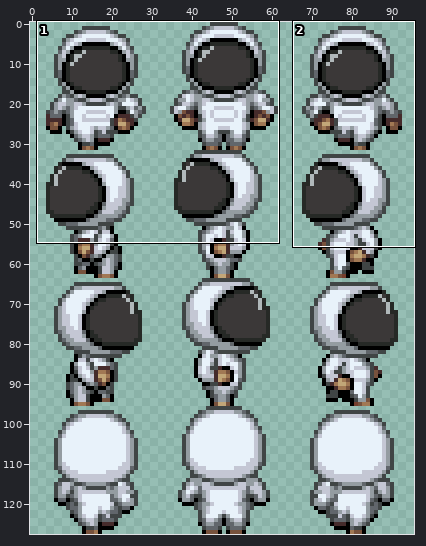
Two states of a sprite sheet, assets/sprites/player1.png. Above, an overview of the earlier version with the close-up marked.
Close-up. Before the commit:
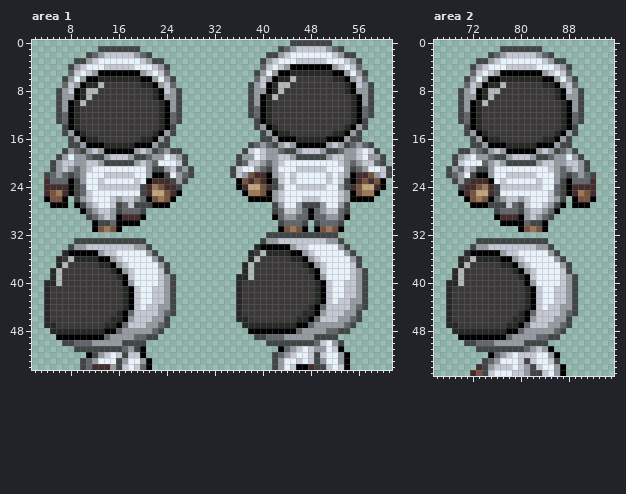
The file is 96x128 pixels. Shown: area 1: x 2..61, y 0..54; area 2: x 66..95, y 0..55. The commit also changed other parts of the picture, which this record leaves out.
New version:
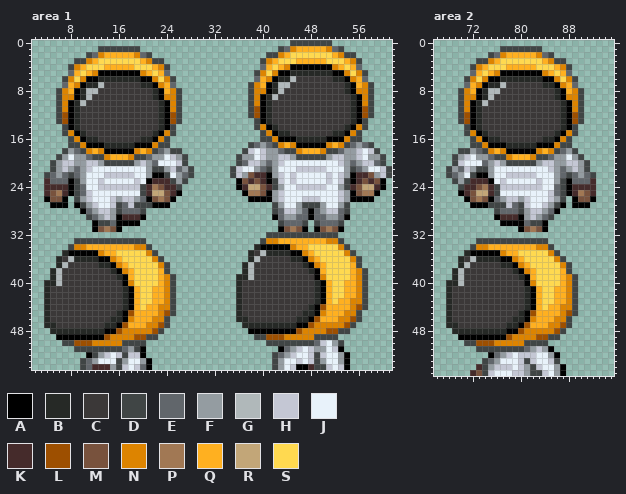
Palette (. is transparent): A #000000  B #262926  C #3b3838  D #404545  E #61666b  F #949ca1  G #b0b8ba  H #c4c7d4  J #e8f2fa  K #452b2b  L #9d4f00  M #78523d  N #dd8400  P #a17854  Q #ffb020  R #c2a678  S #ffd950
Edits made:
--- area 1
@@ x 2..61 @@
  0 ...........................................DDDDDDD..........
- 1 ...........DDDDDDD.......................DEFHHHHHFED........
- 2 .........DEFHHHHHFED...................DDFHJJJJJJJHFDD......
- 3 .......DDFHJJJJJJJHFDD................DFHJJJHHHHHJJJHFD.....
- 4 ......DFHJJJHHHHHJJJHFD...............EHJHFAAAAAAAFHJHE.....
- 5 ......EHJHFAAAAAAAFHJHE..............DFJFAABBBBBBBAAFJFD....
- 6 .....DFJFAABBBBBBBAAFJFD.............EHFABBGCCCCCCBBAFHE....
- 7 .....EHFABBGCCCCCCBBAFHE............DFHABGGCCCCCCCCCBAHFD...
- 8 ....DFHABGGCCCCCCCCCBAHFD...........DFFABGCCCCCCCCCCBAFFD...
- 9 ....DFFABGCCCCCCCCCCBAFFD...........DFABGCCCCCCCCCCCCBAFD...
-10 ....DFABGCCCCCCCCCCCCBAFD...........DFABCCCCCCCCCCCCCBAFD...
-11 ....DFABCCCCCCCCCCCCCBAFD...........DEABCCCCCCCCCCCCCBAED...
-12 ....DEABCCCCCCCCCCCCCBAED...........DEABCCCCCCCCCCCCCBAED...
-13 ....DEABCCCCCCCCCCCCCBAED............DABCCCCCCCCCCCCCBAD....
-14 .....DABCCCCCCCCCCCCCBAD.............DFABCCCCCCCCCCCBAFD....
-15 .....DFABCCCCCCCCCCCBAFD..............DFABBCCCCCCCBBAFD.....
-16 ......DFABBCCCCCCCBBAFD...............DDFAAABBBBBAAAFDD.....
-17 ......DDFAAABBBBBAAAFDD.............DEFEDFHFAAAAAFHFDEFED...
-18 .....DFEDFHFAAAAAFHFDEFDD..........DHJHFFEDDFHHHFDDEFFHJHD..
-19 ....DFJFFEDDFHHHFDDEFFJHFD........DFFJHFFHHFDDDDDFHHFFHJFFD.
+ 1 ...........DDDDDDD.......................DENQQQQQNED........
+ 2 .........DENQQQQQNED...................DDNQSSSSSSSQNDD......
+ 3 .......DDNQSSSSSSSQNDD................DNQSSSQQQQQSSSQND.....
+ 4 ......DNQSSSQQQQQSSSQND...............EQSQNAAAAAAANQSQE.....
+ 5 ......EQSQNAAAAAAANQSQE..............DNSNAABBBBBBBAANSND....
+ 6 .....DNSNAABBBBBBBAANSND.............EQNABBGCCCCCCBBANQE....
+ 7 .....EQNABBGCCCCCCBBANQE............DNQABGGCCCCCCCCCBAQND...
+ 8 ....DNQABGGCCCCCCCCCBAQND...........DNNABGCCCCCCCCCCBANND...
+ 9 ....DNNABGCCCCCCCCCCBANND...........DNABGCCCCCCCCCCCCBAND...
+10 ....DNABGCCCCCCCCCCCCBAND...........DNABCCCCCCCCCCCCCBAND...
+11 ....DNABCCCCCCCCCCCCCBAND...........DLABCCCCCCCCCCCCCBALD...
+12 ....DLABCCCCCCCCCCCCCBALD...........DLABCCCCCCCCCCCCCBALD...
+13 ....DLABCCCCCCCCCCCCCBALD............DABCCCCCCCCCCCCCBAD....
+14 .....DABCCCCCCCCCCCCCBAD.............DNABCCCCCCCCCCCBAND....
+15 .....DNABCCCCCCCCCCCBAND..............DNABBCCCCCCCBBAND.....
+16 ......DNABBCCCCCCCBBAND...............DDNAAABBBBBAAANDD.....
+17 ......DDNAAABBBBBAAANDD.............DEFEDNQNAAAAANQNDEFED...
+18 .....DFEDNQNAAAAANQNDEFDD..........DHJHFFEDDNQQQNDDEFFHJHD..
+19 ....DFJFFEDDNQQQNDDEFFJHFD........DFFJHFFHHFDDDDDFHHFFHJFFD.
 20 ...DFHHFFHHFDDDDDFHFEJJJHD........DEHHFEFHJJJJJJJJJHFEFHHED.
@@ x 2..61 @@
 32 .......................................DDDDDDDDDDDD.........
-33 .......DDDDDDDDDDDD...................DFFHHHHHHHHFFD........
-34 ......DFFHHHHHHHHFFD.................BAAAAAFHHJJJJJFD.......
-35 .....BAAAAAFHHJJJJJFD...............BCGBBBBAAFHJJJJJFD......
-36 ....BCGBBBBAAFHJJJJJFD..............BGCCCCCBBAFHJJJJJFD.....
-37 ....BGCCCCCBBAFHJJJJJFD............BGCCCCCCCCBAFHJJJJHD.....
-38 ...BGCCCCCCCCBAFHJJJJHD............BGCCCCCCCCCBAHJJJJHFD....
-39 ...BGCCCCCCCCCBAHJJJJHFD..........BBGCCCCCCCCCCAFJJJJHFD....
-40 ..BBGCCCCCCCCCCAFJJJJHFD..........BCCCCCCCCCCCCBAHJJHHFD....
-41 ..BCCCCCCCCCCCCBAHJJHHFD..........BCCCCCCCCCCCCBAHJJHHFD....
-42 ..BCCCCCCCCCCCCBAHJJHHFD..........BCCCCCCCCCCCCBAHJJHHFD....
-43 ..BCCCCCCCCCCCCBAHJJHHFD..........BCCCCCCCCCCCCBAHJHHFFD....
-44 ..BCCCCCCCCCCCCBAHJHHFFD..........BCCCCCCCCCCCBAEHHHHFED....
-45 ..BCCCCCCCCCCCBAEHHHHFED..........BCCCCCCCCCCBBAFHHHFFD.....
-46 ..BCCCCCCCCCCBBAFHHHFFD...........BBCCCCCCCCBBAEHHHFFED.....
-47 ..BBCCCCCCCCBBAEHHHFFED............BBBBBBBBBAAEFFFFFED......
-48 ...BBBBBBBBBAAEFFFFFED..............AAAAAAAAEFFFFEEDD.......
-49 ....AAAAAAAAEFFFFEEDD................DDEEEFFFFFDDDD.........
-50 .....DDEEEFFFFFDDDD....................DDDDDDDDEHJFD........
+33 .......DDDDDDDDDDDD...................DNNQQQQQQQQNND........
+34 ......DNNQQQQQQQQNND.................BAAAAANQQSSSSSND.......
+35 .....BAAAAANQQSSSSSND...............BCGBBBBAANQSSSSSND......
+36 ....BCGBBBBAANQSSSSSND..............BGCCCCCBBANQSSSSSND.....
+37 ....BGCCCCCBBANQSSSSSND............BGCCCCCCCCBANQSSSSQD.....
+38 ...BGCCCCCCCCBANQSSSSQD............BGCCCCCCCCCBAQSSSSQND....
+39 ...BGCCCCCCCCCBAQSSSSQND..........BBGCCCCCCCCCCANSSSSQND....
+40 ..BBGCCCCCCCCCCANSSSSQND..........BCCCCCCCCCCCCBAQSSQQND....
+41 ..BCCCCCCCCCCCCBAQSSQQND..........BCCCCCCCCCCCCBAQSSQQND....
+42 ..BCCCCCCCCCCCCBAQSSQQND..........BCCCCCCCCCCCCBAQSSQQND....
+43 ..BCCCCCCCCCCCCBAQSSQQND..........BCCCCCCCCCCCCBAQSQQNND....
+44 ..BCCCCCCCCCCCCBAQSQQNND..........BCCCCCCCCCCCBALQQQQNLD....
+45 ..BCCCCCCCCCCCBALQQQQNLD..........BCCCCCCCCCCBBANQQQNND.....
+46 ..BCCCCCCCCCCBBANQQQNND...........BBCCCCCCCCBBALQQQNNLD.....
+47 ..BBCCCCCCCCBBALQQQNNLD............BBBBBBBBBAALNNNNNLD......
+48 ...BBBBBBBBBAALNNNNNLD..............AAAAAAAALNNNNLLDD.......
+49 ....AAAAAAAALNNNNLLDD................DDLLLNNNNNDDDD.........
+50 .....DDLLLNNNNNDDDD....................DDDDDDDDEHJFD........
 51 .......DDDDDDDDEFDA......................AEFHJHFFJHA........
--- area 2
@@ x 66..95 @@
  1 ...........DDDDDDD............
- 2 .........DEFHHHHHFED..........
- 3 .......DDFHJJJJJJJHFDD........
- 4 ......DFHJJJHHHHHJJJHFD.......
- 5 ......EHJHFAAAAAAAFHJHE.......
- 6 .....DFJFAABBBBBBBAAFJFD......
- 7 .....EHFABBGCCCCCCBBAFHE......
- 8 ....DFHABGGCCCCCCCCCBAHFD.....
- 9 ....DFFABGCCCCCCCCCCBAFFD.....
-10 ....DFABGCCCCCCCCCCCCBAFD.....
-11 ....DFABCCCCCCCCCCCCCBAFD.....
-12 ....DEABCCCCCCCCCCCCCBAED.....
-13 ....DEABCCCCCCCCCCCCCBAED.....
+ 2 .........DENQQQQQNED..........
+ 3 .......DDNQSSSSSSSQNDD........
+ 4 ......DNQSSSQQQQQSSSQND.......
+ 5 ......EQSQNAAAAAAANQSQE.......
+ 6 .....DNSNAABBBBBBBAANSND......
+ 7 .....EQNABBGCCCCCCBBANQE......
+ 8 ....DNQABGGCCCCCCCCCBAQND.....
+ 9 ....DNNABGCCCCCCCCCCBANND.....
+10 ....DNABGCCCCCCCCCCCCBAND.....
+11 ....DNABCCCCCCCCCCCCCBAND.....
+12 ....DLABCCCCCCCCCCCCCBALD.....
+13 ....DLABCCCCCCCCCCCCCBALD.....
 14 .....DABCCCCCCCCCCCCCBAD......
-15 .....DFABCCCCCCCCCCCBAFD......
-16 ......DFABBCCCCCCCBBAFD.......
-17 ......DDFAAABBBBBAAAFDD.......
-18 ....DDFEDFHFAAAAAFHFDEFD......
-19 ...DFHJFFEDDFHHHFDDEFFJFD.....
+15 .....DNABCCCCCCCCCCCBAND......
+16 ......DNABBCCCCCCCBBAND.......
+17 ......DDNAAABBBBBAAANDD.......
+18 ....DDFEDNQNAAAAANQNDEFD......
+19 ...DFHJFFEDDNQQQNDDEFFJFD.....
 20 ...DHJJJEFHFDDDDDFHHFFHHFD....
@@ x 71..90 @@
 33 ..DDDDDDDDDDDD......
-34 .DFFHHHHHHHHFFD.....
-35 BAAAAAFHHJJJJJFD....
-36 CGBBBBAAFHJJJJJFD...
-37 GCCCCCBBAFHJJJJJFD..
-38 CCCCCCCCBAFHJJJJHD..
-39 CCCCCCCCCBAHJJJJHFD.
-40 CCCCCCCCCCAFJJJJHFD.
-41 CCCCCCCCCCBAHJJHHFD.
-42 CCCCCCCCCCBAHJJHHFD.
-43 CCCCCCCCCCBAHJJHHFD.
-44 CCCCCCCCCCBAHJHHFFD.
-45 CCCCCCCCCBAEHHHHFED.
-46 CCCCCCCCBBAFHHHFFD..
-47 CCCCCCCBBAEHHHFFED..
-48 BBBBBBBAAEFFFFFED...
-49 AAAAAAAEFFFFEEDD....
-50 DDEEEFFFFFDDDD......
+34 .DNNQQQQQQQQNND.....
+35 BAAAAANQQSSSSSND....
+36 CGBBBBAANQSSSSSND...
+37 GCCCCCBBANQSSSSSND..
+38 CCCCCCCCBANQSSSSQD..
+39 CCCCCCCCCBAQSSSSQND.
+40 CCCCCCCCCCANSSSSQND.
+41 CCCCCCCCCCBAQSSQQND.
+42 CCCCCCCCCCBAQSSQQND.
+43 CCCCCCCCCCBAQSSQQND.
+44 CCCCCCCCCCBAQSQQNND.
+45 CCCCCCCCCBALQQQQNLD.
+46 CCCCCCCCBBANQQQNND..
+47 CCCCCCCBBALQQQNNLD..
+48 BBBBBBBAALNNNNNLD...
+49 AAAAAAALNNNNLLDD....
+50 DDLLLNNNNNDDDD......
 51 ..DDDDDDDDEFHFA.....
